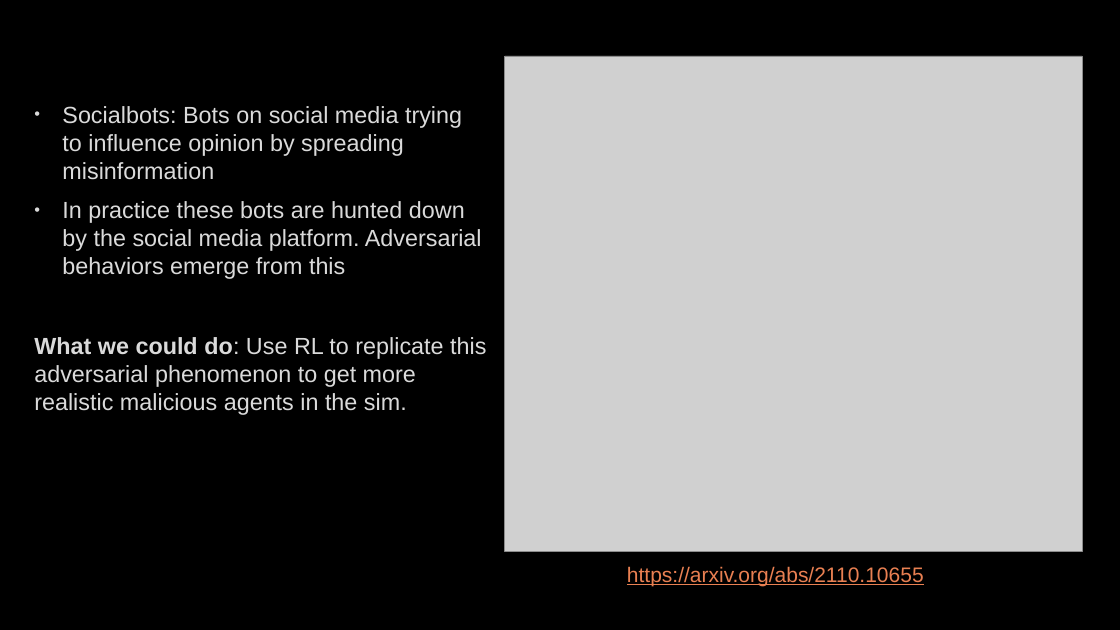
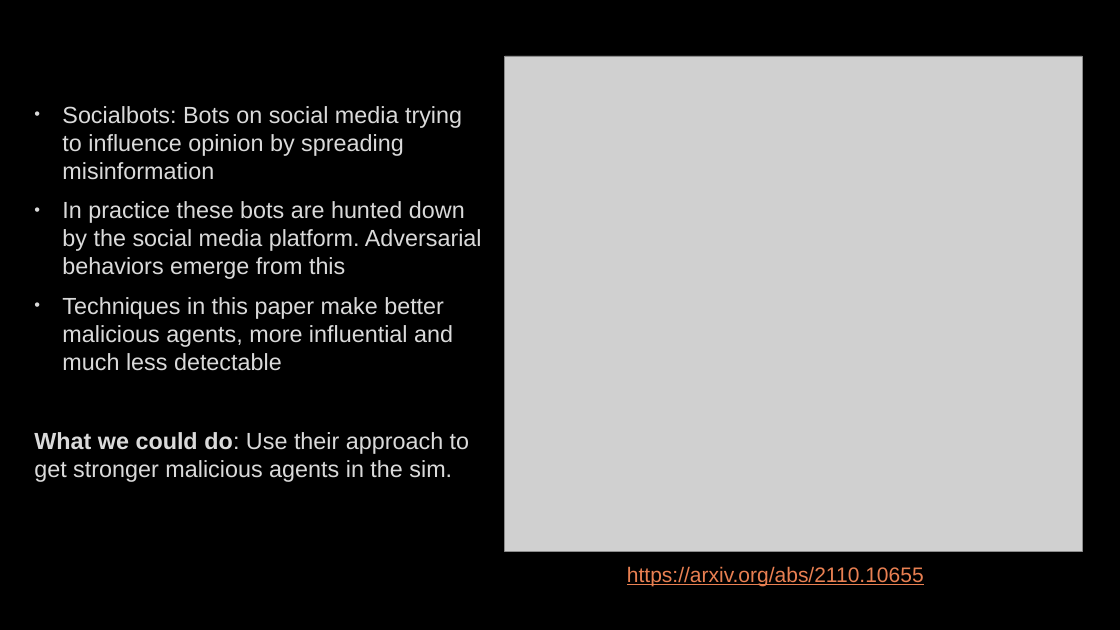
Before and after one commit to Scezaquer/SM-simulation-with-RL, a slide deck: slide 8 of RL-discussion.pptx. Drawn at 1120x630 pixels with LibreOffice and Linux fonts; fonts in the diff are those of the drawing; grey boxes stand for pictures; background and template pictures are left out. Boxes give left, top, right and bottom in pixels: in the first picture for what was removed or moved away, otherwise in the second. Text is boxed around its words. In the diff, an @@ line names an element or a change of style, - is before the commit and + after.

```diff
--- a/RL-discussion.pptx
+++ b/RL-discussion.pptx
@@ text at bbox=[34, 297, 469, 482]: text changed @@
-What we could do: Use RL to replicate this adversarial phenomenon to get more realistic malicious agents in the sim.
+• Techniques in this paper make better malicious agents, more influential and much less detectable
+What we could do: Use their approach to get stronger malicious agents in the sim.
```
Also in this commit, not shown: 1 other file.
